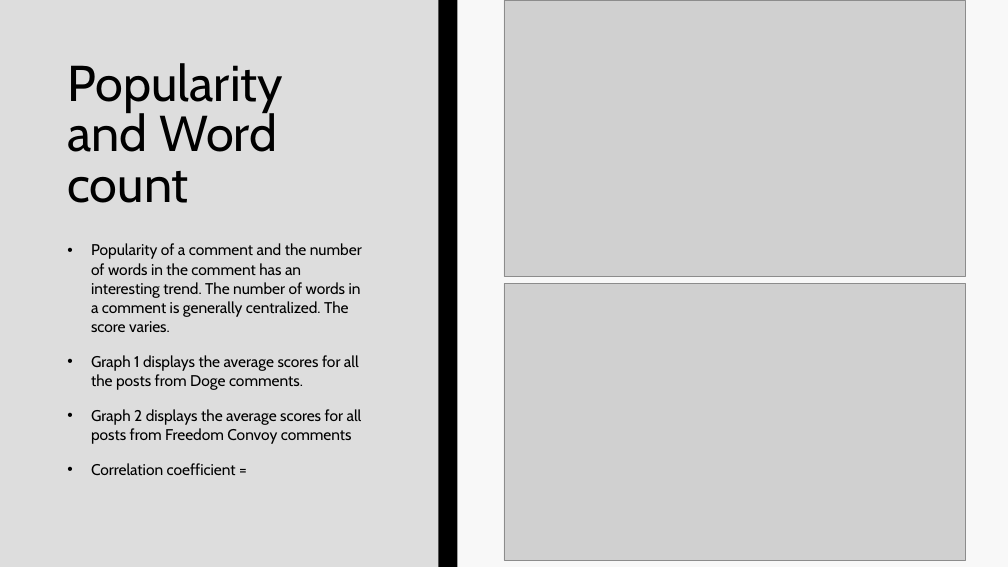
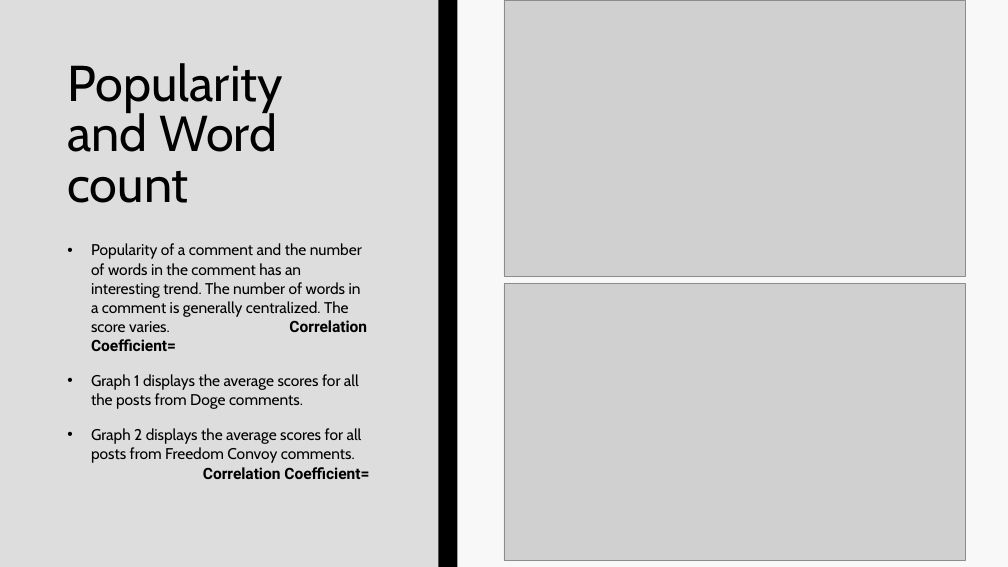
Before and after one commit to EvaTarr/CMPT412Project, a slide deck: slide 8 of presentation.pptx. Drawn at 1008x567 pixels with LibreOffice and Linux fonts; fonts in the diff are those of the drawing; grey boxes stand for pictures. Boxes give left, top, right and bottom in pixels: in the first picture for what was removed or moved away, otherwise in the second. Text is boxed around its words. In the diff, an @@ line names an element or a change of style, - is before the commit and + after.

```diff
--- a/presentation.pptx
+++ b/presentation.pptx
@@ text at (x1=91, y1=243, x2=367, y2=351): text changed @@
-• Popularity of a comment and the number of words in the comment has an interesting trend. The number of words in a comment is generally centralized. The score varies.
+• Popularity of a comment and the number of words in the comment has an interesting trend. The number of words in a comment is generally centralized. The score varies. Correlation Coefficient=
@@ text at (x1=91, y1=428, x2=369, y2=479): text changed @@
-• Graph 2 displays the average scores for all posts from Freedom Convoy comments
-• Correlation coefficient =
+• Graph 2 displays the average scores for all posts from Freedom Convoy comments. Correlation Coefficient=
```
Also in this commit, not shown: 5 other slides changed.
